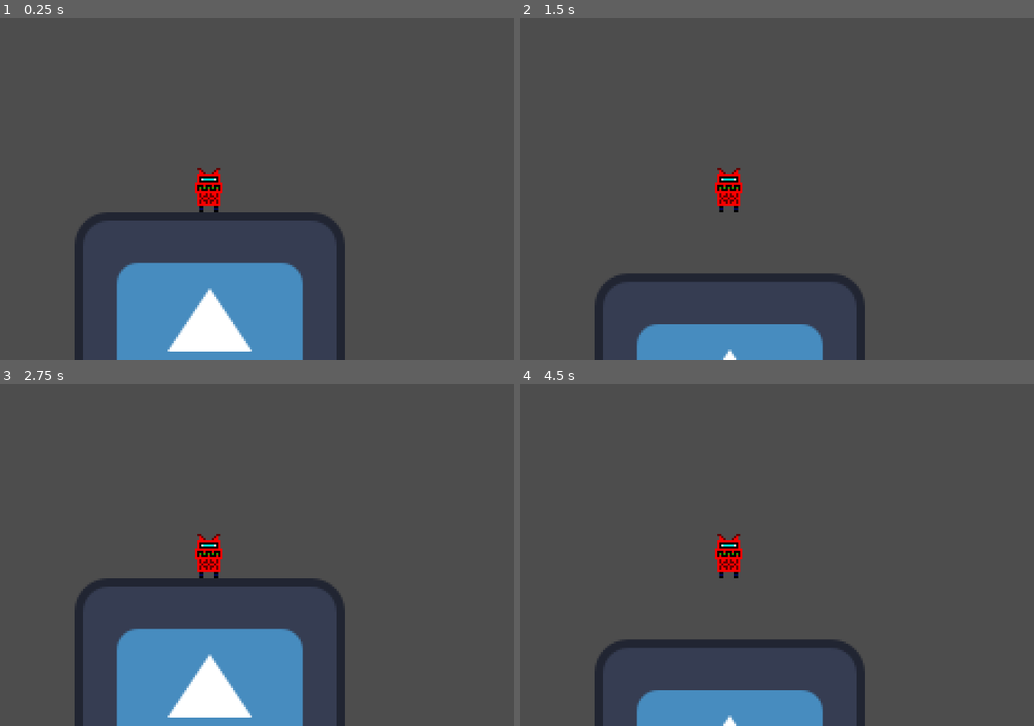
Above: before the commit, frames 1-4 (two rows, left to right).
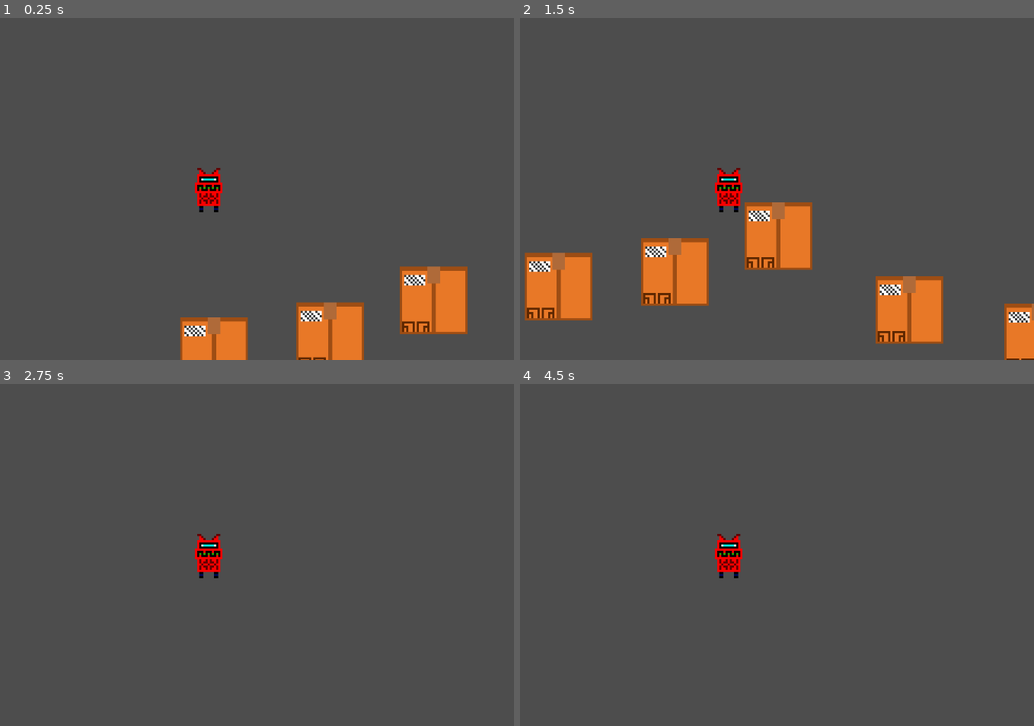
Above: after the commit, the same moments.

Repository: Alphen23498/repository1-txt
Game: Godot game, scene res://node_2d.tscn
Same seed, same stepped clock (60 frames per second), same inputs: the game is played once before the commit and once after it. The engine's default icon, where the game draws it, is replaced by a stand-in: a white triangle on a blue panel in a dark square.
Inputs:
- Up to frame 1 (0.25 s): no input
- Up to frame 2 (1.5 s): tap W (jump, bound only after the commit) at 0.6, 0.77, 1.07, 1.35 s
- Up to frame 3 (2.75 s): tap W (jump, bound only after the commit) at 1.52, 1.82, 2.1 s
- Up to frame 4 (4.5 s): tap W (jump, bound only after the commit) at 2.85, 3.02, 3.32, 3.6, 3.77, 4.07, 4.35 s

The runs differ from the first frame. In frame 1, 17% of the frame differs, in the area x 14-91%, y 56-100%; in frame 2, 17%; in frame 3, 13%; in frame 4, 5.8%.

Commit message:
coolbeans

Diff:
--- /dev/null
+++ b/box.tscn
@@ -0,0 +1,15 @@
+[gd_scene format=3 uid="uid://ia3ply1cgbk8"]
+
+[ext_resource type="Texture2D" uid="uid://y04m100jvgdp" path="res://New Piskel.png" id="1_g2tbl"]
+
+[sub_resource type="RectangleShape2D" id="RectangleShape2D_epypp"]
+size = Vector2(33, 32)
+
+[node name="StaticBody2D" type="StaticBody2D" unique_id=19338825]
+
+[node name="Sprite2D" type="Sprite2D" parent="." unique_id=1079713762]
+texture = ExtResource("1_g2tbl")
+
+[node name="CollisionShape2D" type="CollisionShape2D" parent="." unique_id=363397598]
+position = Vector2(-0.5, 0)
+shape = SubResource("RectangleShape2D_epypp")
--- /dev/null
+++ b/kill_zone.gd
@@ -0,0 +1,9 @@
+extends Area2D
+
+func _ready() -> void:
+	body_entered.connect(_on_body_entered)
+
+func _on_body_entered(body: Node2D) -> void:
+	# if body is the player
+	# then reset the player
+	pass # Replace with function body.
--- a/new_script.gd
+++ b/new_script.gd
@@ -1,21 +1,27 @@
 extends CharacterBody2D
 
-@export var gravity = 10 # pixels per second per second
+@export var gravity = 1000 # pixels per second per second
+@export var maximum_jumps = 100
+@export var current_jumps = 0
 
-# Called when the node enters the scene tree for the first time.
-func _ready() -> void:
-	pass # Replace with function body.
+@onready var starting_position = position
 
+func reset():
+	current_jumps = 0
+	velocity = Vector2.ZERO
+	position = starting_position
 
 # Called every frame. 'delta' is the elapsed time since the previous frame.
 func _physics_process(delta: float) -> void:
-
-
-
 	velocity.y += gravity * delta
 
-	if Input.is_key_pressed(KEY_W) and is_on_floor():
-		velocity.y = -275
-
+	if Input.is_action_just_pressed("jump") and current_jumps < maximum_jumps:
+		current_jumps += 1
+		velocity.y = -150
+		velocity.x =  150
 
 	move_and_slide()
+
+	if is_on_floor():
+		velocity.x = 0
+		current_jumps = 0
--- a/node_2d.tscn
+++ b/node_2d.tscn
@@ -1,36 +1,28 @@
 [gd_scene format=3 uid="uid://4pqund3nukl7"]
 
-[ext_resource type="Script" uid="uid://ba27sa137jhjv" path="res://new_script.gd" id="1_0e48y"]
-[ext_resource type="Texture2D" uid="uid://4q335xxs2p" path="res://icon.svg" id="1_wtcfe"]
-[ext_resource type="Texture2D" uid="uid://y04m100jvgdp" path="res://New Piskel.png" id="2_0e48y"]
-
-[sub_resource type="RectangleShape2D" id="RectangleShape2D_epypp"]
-size = Vector2(128, 128)
-
-[sub_resource type="RectangleShape2D" id="RectangleShape2D_0hol4"]
-size = Vector2(13, 21)
+[ext_resource type="PackedScene" uid="uid://ia3ply1cgbk8" path="res://box.tscn" id="1_epypp"]
+[ext_resource type="PackedScene" uid="uid://ckudr8chj1kgo" path="res://player.tscn" id="2_epypp"]
+[ext_resource type="Script" uid="uid://mernhpwki5pt" path="res://kill_zone.gd" id="3_0hol4"]
 
 [node name="Node2D" type="Node2D" unique_id=418265134]
 
-[node name="StaticBody2D" type="StaticBody2D" parent="." unique_id=369785817]
+[node name="Box" parent="." unique_id=19338825 instance=ExtResource("1_epypp")]
+position = Vector2(2, 10)
 
-[node name="Sprite2D" type="Sprite2D" parent="StaticBody2D" unique_id=817744562]
-texture = ExtResource("1_wtcfe")
+[node name="Box2" parent="." unique_id=2079414115 instance=ExtResource("1_epypp")]
+position = Vector2(168, 21)
 
-[node name="CollisionShape2D" type="CollisionShape2D" parent="StaticBody2D" unique_id=995037706]
-shape = SubResource("RectangleShape2D_epypp")
+[node name="Box5" parent="." unique_id=616559881 instance=ExtResource("1_epypp")]
+position = Vector2(229, 34)
 
-[node name="CharacterBody2D" type="CharacterBody2D" parent="." unique_id=89373602]
+[node name="Box3" parent="." unique_id=2038761974 instance=ExtResource("1_epypp")]
+position = Vector2(106, -14)
+
+[node name="Box4" parent="." unique_id=1457667000 instance=ExtResource("1_epypp")]
+position = Vector2(57, 3)
+
+[node name="Player" parent="." unique_id=915099845 instance=ExtResource("2_epypp")]
 position = Vector2(0, -100)
-script = ExtResource("1_0e48y")
-gravity = 1000
 
-[node name="Sprite2D" type="Sprite2D" parent="CharacterBody2D" unique_id=156745365]
-texture = ExtResource("2_0e48y")
-
-[node name="Camera2D" type="Camera2D" parent="CharacterBody2D" unique_id=396276218]
-zoom = Vector2(4, 4)
-
-[node name="CollisionShape2D" type="CollisionShape2D" parent="CharacterBody2D" unique_id=1856790294]
-position = Vector2(-0.5, 0.5)
-shape = SubResource("RectangleShape2D_0hol4")
+[node name="Area2D" type="Area2D" parent="." unique_id=362713148]
+script = ExtResource("3_0hol4")
--- /dev/null
+++ b/player.tscn
@@ -0,0 +1,21 @@
+[gd_scene format=3 uid="uid://ckudr8chj1kgo"]
+
+[ext_resource type="Script" uid="uid://ba27sa137jhjv" path="res://new_script.gd" id="1_onrkg"]
+[ext_resource type="Texture2D" uid="uid://bpw7qaonjcbdm" path="res://New Piskel (1).png" id="2_i3pqv"]
+
+[sub_resource type="RectangleShape2D" id="RectangleShape2D_0hol4"]
+size = Vector2(13, 21)
+
+[node name="CharacterBody2D" type="CharacterBody2D" unique_id=915099845]
+script = ExtResource("1_onrkg")
+maximum_jumps = 2
+
+[node name="Sprite2D" type="Sprite2D" parent="." unique_id=46540702]
+texture = ExtResource("2_i3pqv")
+
+[node name="Camera2D" type="Camera2D" parent="." unique_id=448596468]
+zoom = Vector2(4, 4)
+
+[node name="CollisionShape2D" type="CollisionShape2D" parent="." unique_id=1130951494]
+position = Vector2(-0.5, 0.5)
+shape = SubResource("RectangleShape2D_0hol4")
--- a/project.godot
+++ b/project.godot
@@ -15,6 +15,16 @@
 config/features=PackedStringArray("4.6", "Forward Plus")
 config/icon="res://icon.svg"
 
+[input]
+
+jump={
+"deadzone": 0.2,
+"events": [Object(InputEventKey,"resource_local_to_scene":false,"resource_name":"","device":-1,"window_id":0,"alt_pressed":false,"shift_pressed":false,"ctrl_pressed":false,"meta_pressed":false,"pressed":false,"keycode":0,"physical_keycode":87,"key_label":0,"unicode":119,"location":0,"echo":false,"script":null)
+, Object(InputEventKey,"resource_local_to_scene":false,"resource_name":"","device":-1,"window_id":0,"alt_pressed":false,"shift_pressed":false,"ctrl_pressed":false,"meta_pressed":false,"pressed":false,"keycode":0,"physical_keycode":32,"key_label":0,"unicode":32,"location":0,"echo":false,"script":null)
+, Object(InputEventKey,"resource_local_to_scene":false,"resource_name":"","device":-1,"window_id":0,"alt_pressed":false,"shift_pressed":false,"ctrl_pressed":false,"meta_pressed":false,"pressed":false,"keycode":0,"physical_keycode":4194320,"key_label":0,"unicode":0,"location":0,"echo":false,"script":null)
+]
+}
+
 [physics]
 
 3d/physics_engine="Jolt Physics"
Binary file added: New Piskel (1).png
Not shown, added: New Piskel (1).png.import
Binary file changed: New Piskel.png
Not shown, added: kill_zone.gd.uid
